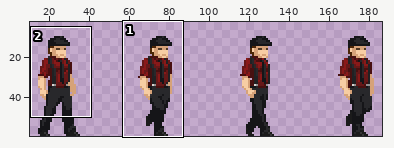
A sprite sheet gets an edit: Assets/Sprites/enermy/character_enermy_walk_1-Sheet.png. The first picture is a wide view before the edit; the outline marks the close-up.
Close-up. Old version:
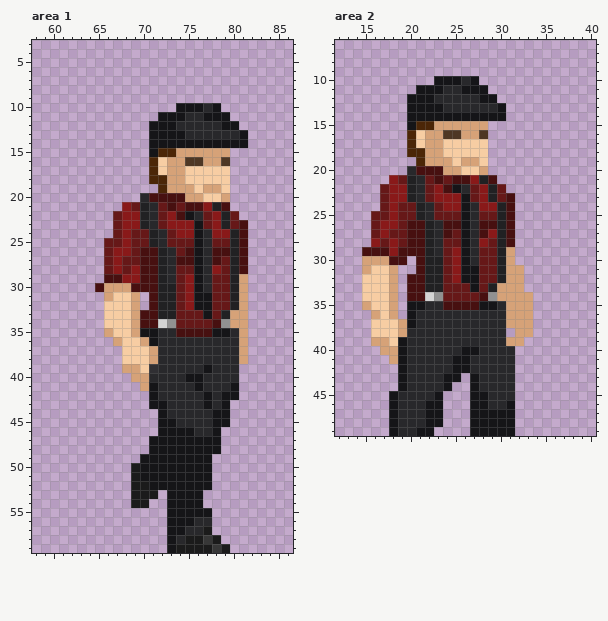
Colours within 5 levels of each other are drawn and written as one. Shown: area 1: x 58..86, y 3..59; area 2: x 12..40, y 6..49. The wide view leaves out empty margins. The commit also changed other parts of the picture, which this record leaves out.
And afterwards:
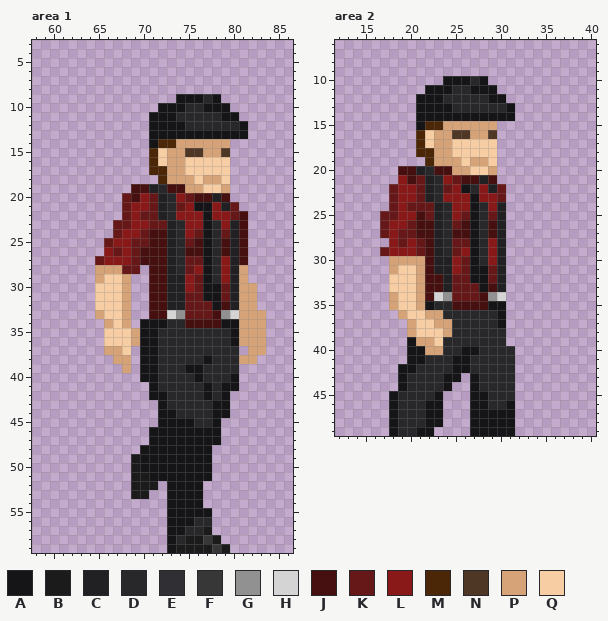
Palette (. is transparent): A #151518  B #1b1b1b  C #212123  D #28282b  E #302f33  F #373737  G #919191  H #d4d4d4  J #471010  K #661818  L #891919  M #4b2607  N #4e3724  P #d6a278  Q #f7cda3
Diff:
file 1200x360 -> 200x60 pixels (blocks of 6x6 -> 1x1; one block is one cell here)
--- area 1
@@ x 58..86 @@
  8 .............................
- 9 .............................
-10 ................AAADA........
-11 ..............AAADDAAA.......
-12 .............AAADDDDDAA......
-13 .............AAAADDDDDDA.....
-14 .............AAAAAAAAAAA.....
-15 .............AMMPPPPPP.......
-16 .............MQPPNNPPN.......
-17 .............MQPPQQQQQ.......
-18 .............MMPPQQQQQ.......
-19 ..............MPPPQPPQ.......
-20 ............DJJJJPPQQP.......
-21 ..........LKCDKJKJJLCJ.......
-22 .........KLLCDKLJADKLCK......
-23 .........KLLCDKLLLAKLCKJ.....
-24 .........KLKKCDKLLADLLCJ.....
-25 ........KKLKKCDKKKADKKCJ.....
-26 ........KLLKJJCDKJADJJCJ.....
-27 ........KLKKJJCDJJADJKCJ.....
-28 ........KLKLJJCDKKADLKCJ.....
-29 ........JJLLJJCDKLADKKCP.....
-30 .......JPPPJJJCCKLADKKCP.....
-31 ........PQQP.JCCKLAAKKCP.....
-32 ........QQQP.JCCKLAAKKCP.....
-33 ........QQQPJJCCKKKAKCPP.....
-34 ........QQQPJJHGKKKKJGPP.....
-35 ........PQQPAADDJJJJAADP.....
-36 .........PQQPADDDDDDDDDP.....
-37 ..........QQQPDDDDDDDDDP.....
-38 ..........QQQPDDDDDDDDDP.....
-39 ..........PPQEDDDDDADDD......
-40 ...........PPDDDDAADDDD......
-41 ............PADDDDADDDA......
-42 .............ADDDDDADAA......
-43 .............AADDDDADA.......
-44 ..............ADDDDDAA.......
-45 ..............AADDDDAA.......
-46 ..............AAAADDA........
+ 9 ................AAADA........
+10 ..............AAADDAAA.......
+11 .............AAADDDDDAA......
+12 .............AAAADDDDDDA.....
+13 .............AAAAAAAAAAA.....
+14 .............AMMPPPPPP.......
+15 .............MQPPNNPPN.......
+16 .............MQPPQQQQQ.......
+17 .............MMPPQQQQQ.......
+18 ..............MPPPQPPQ.......
+19 ...........JJCDJJPPQQP.......
+20 ..........KJLKCDLKJJCJ.......
+21 ..........KLLKCDKLAALCK......
+22 ..........KLKKCDLLLALLKJ.....
+23 .........KKLLKKCDLLADLCJ.....
+24 .........KLLKJJCDLKADKCJ.....
+25 ........KLLKKJJCDKJADJCJ.....
+26 ........LKLKJJJCDJJADJCJ.....
+27 .......KLLLKJJJCDKKADLCJ.....
+28 .......PPPKK.JJCDKLADLCP.....
+29 .......PQQP..JJCCLKADLCP.....
+30 .......QQQP..JJCCLKAAKCPP....
+31 .......QQQP..JJCCKKAAKCPP....
+32 .......QQQP..JJCCKKKAJCPP....
+33 .......PQQP..JJHGKKKJGHPPP...
+34 ........PQP.AAADDJJJJAAPPP...
+35 ........QQQPAADDDDDDDDAPPP...
+36 ........QQQPAADDDDDDDDAPPP...
+37 ........PPQ.AADDDDDDDDD.PP...
+38 .........PP.AADDDDDADDDPP....
+39 ..........P.AADDDAADDDD......
+40 ............AADDDDADDDA......
+41 .............ADDDDDADAA......
+42 .............AADDDDADA.......
+43 ..............ADDDDDAA.......
+44 ..............AADDDDAA.......
+45 ..............AAAADDA........
+46 .............AAAAAAAA........
 47 .............AAAAAAAA........
-48 .............AAAAAAAA........
-49 ............AAAAAAAA.........
+48 ............AAAAAAAA.........
+49 ...........BAAAAAAAA.........
 50 ...........BAAAAAAAA.........
-51 ...........BAAAAAAAA.........
-52 ...........BBAAAAAAA.........
-53 ...........BBB.AAAA..........
-54 ...........BB..AAAA..........
+51 ...........BBAAAAAAA.........
+52 ...........BBB.AAAA..........
+53 ...........BB..AAAA..........
+54 ...............AAAA..........
 55 ...............AAAAA.........
--- area 2
@@ x 12..40 @@
  9 .............................
-10 ...........AAADA.............
-11 .........AAADDAAA............
-12 ........AAADDDDDAA...........
-13 ........AAAADDDDDDA..........
-14 ........AAAAAAAAAAA..........
-15 ........AMMPPPPPP............
-16 ........MQPPNNPPN............
-17 ........MQPPQQQQQ............
-18 ........MMPPQQQQQ............
-19 .........MPPPQPPQ............
-20 ........DJJJPPQQP............
-21 ......LKCDKJKJJLCJ...........
-22 .....KLLCDKLJADKLCK..........
-23 .....KLLCDKLLLAKLCKJ.........
-24 .....KLKKCDKLLADLLCJ.........
-25 ....KKLKKCDKKKADKKCJ.........
-26 ....KLLKJJCDJJADJJCJ.........
-27 ....KLKKJJCDJKADJLCJ.........
-28 ....LKLKJJCDKKADLKCJ.........
-29 ...JJJLJJJCDKLADKKCP.........
-30 ...PPPJJ.JCCKLADKKCP.........
-31 ...PQQP..JCCKLAAKKCPP........
-32 ...QQQP.JJCCKLAAKKCPP........
-33 ...QQQP.JJCCKKKAKCPPP........
-34 ...QQQP.JJHGKKKKJGPPPP.......
-35 ...PQQP.AADDJJJJAADPPP.......
-36 ....PQP.ADDDDDDDDDDPPP.......
-37 ....QQQPADDDDDDDDDDPPP.......
-38 ....QQQPDDDDDDDDDDD.PP.......
-39 ....PPQADDDDDDDDDDDPP........
-40 .....PPADDDDDDAADDDD.........
-41 ......PADDDDDAADDDDD.........
-42 .......ADDDDDAADDDDD.........
+10 ............AAADA............
+11 ..........AAADDAAA...........
+12 .........AAADDDDDAA..........
+13 .........AAAADDDDDDA.........
+14 .........AAAAAAAAAAA.........
+15 .........AMMPPPPPP...........
+16 .........MQPPNNPPN...........
+17 .........MQPPQQQQQ...........
+18 .........MMPPQQQQQ...........
+19 ..........MPPPQPPQ...........
+20 .......JJCDJJPPQQP...........
+21 .......LJKCDLKJJCJ...........
+22 ......KLLKCDKLADLCK..........
+23 ......KLLKCDLLLALLK..........
+24 ......KLKKKCDLLADLC..........
+25 .....KKLLJKCDLKADKC..........
+26 .....KLLKJJCDKJADJC..........
+27 .....KLKKJJCDJJADJC..........
+28 ......LKLKJCDKKADLC..........
+29 .....KLLLKJCDKLADLC..........
+30 ......PPPPJCCLKADLC..........
+31 ......PQQPJCCLKAAKC..........
+32 ......QQQPJJCKKAAKC..........
+33 ......QQQPJJCKKKAJC..........
+34 ......PQQPJHGKKKJGH..........
+35 ......PQQPADDJJJJAA..........
+36 .......PQQPPDDDDDDA..........
+37 ........PQQPPDDDDDA..........
+38 ........PQQQPDDDDDD..........
+39 ........APPQDDDDDDD..........
+40 ........AAPPDDAADDDD.........
+41 ........AADDDAADDDDD.........
+42 .......AADDDDAADDDDD.........
 43 .......ADDDDAA.ADDDD.........
Changed places in both close-ups, as pixel boxes (x1, y1, x2, y2):
changed: (95, 94, 266, 508)
changed: (362, 76, 533, 373)
